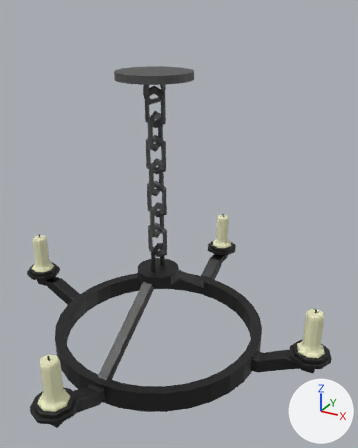
One commit to the OBJ model Assets/Assets/CandleHolder.obj: the scene before it, then after it.
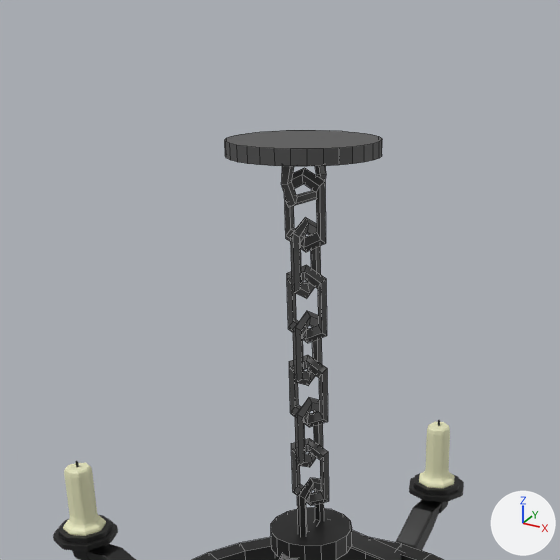
There are two pictures of each version: one whole from a 50 mm lens placed at (23.6, -38.4, 25.9), pointed at (2.3, 0.2, 6.6), one close up on the part from 0% to 79% of the width and 0% to 64% of the height. The lights are fixed; the arrows at lower right show +X, +Y and +Z. The first two pictures are the older version. The close-ups show mesh edges as thin lines. Where no turn or scale is listed for an object, it has been applied to the vertices. Vertices at exactly the same position are counted once.
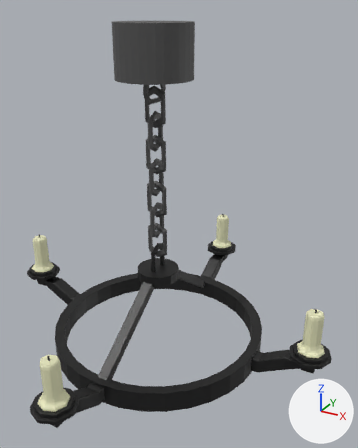
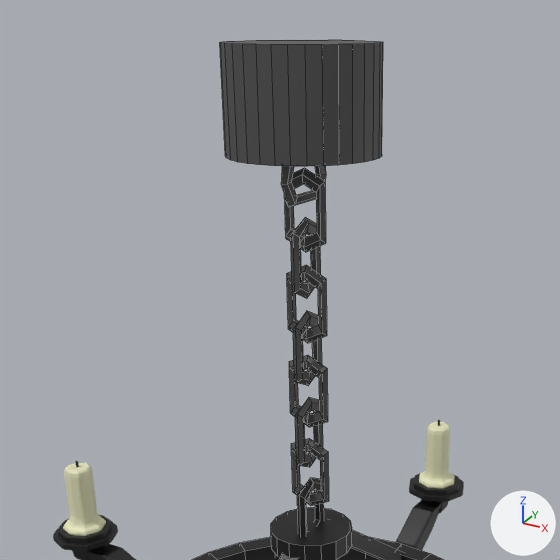
Where the change shows, as pixel boxes (x1, y1, x2, y2) in the close-ups (560 x 560 px; the box of a moved part takes in the faces that stretch with it):
```json
{"object": "Cylinder", "change": "reshaped", "before": [225, 130, 382, 207], "after": [220, 40, 383, 207], "on screen": "115% taller"}
{"part": 1, "of": "me_cylinder", "change": "moved or reshaped", "before": [225, 130, 382, 152], "after": [220, 40, 383, 152]}
```

Scene script edits in JSON lines:
```json
{"block": "me_cylinder", "where": "# used by ob_cylinder; location = (0.0, 0.0, 0.0)"}
{"op": "remove", "block": "me_cylinder", "code": "me_cylinder.from_pydata(...)  # 94 vertices, 64 faces; spans x -3.48..3.48, y -3.48..3.48, z 17.99..20.77"}
{"op": "add", "block": "me_cylinder", "code": "me_cylinder.from_pydata(...)  # 94 vertices, 64 faces; spans x -3.48..3.48, y -3.48..3.48, z 17.99..24.73"}
{"block": "me_cylinder", "change": "me_cylinder part 1: all 32 vertices in x -3.48..3.48, y -3.48..3.48, z 20.77 are moved by (0.0, 0.0, 3.96)"}
```
